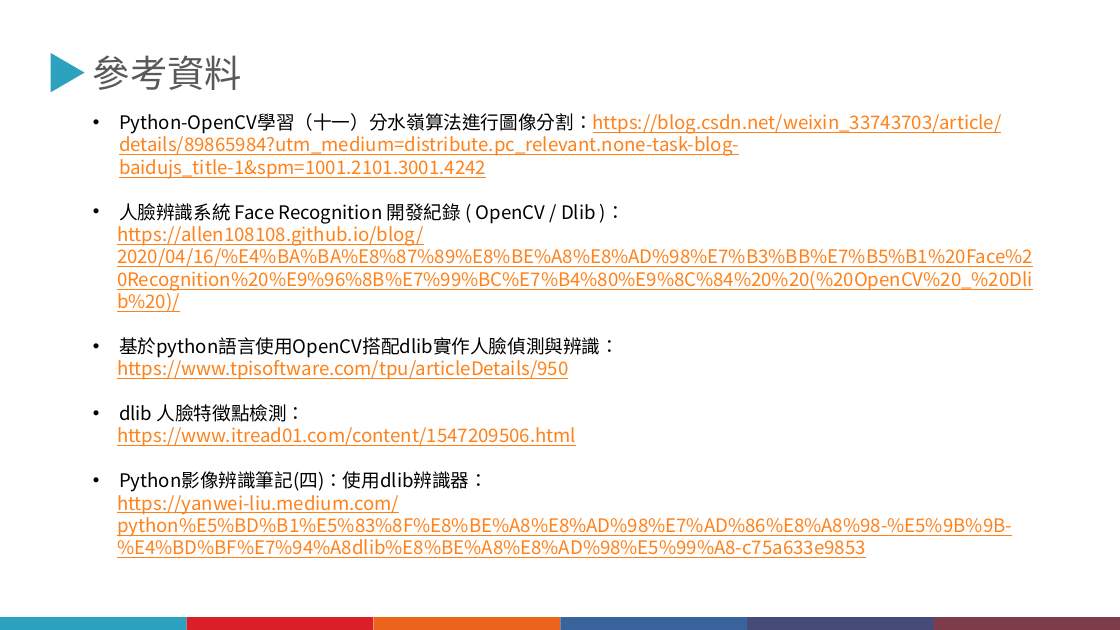
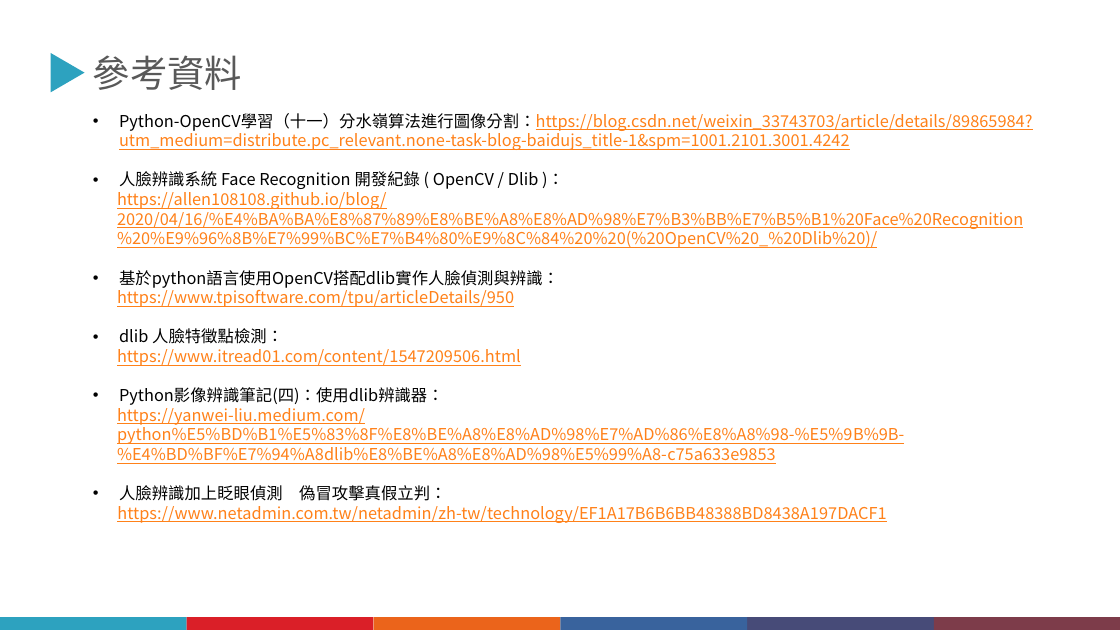
Before and after one commit to JiangXiu01/1091-EmbeddedImageProcessing, a slide deck: slide 20 of 期中報告/1092嵌入式影像_期中報告202105211327.pptx (slide 19 before the commit). Drawn at 1120x630 pixels with LibreOffice and Linux fonts; fonts in the diff are those of the drawing. Boxes give left, top, right and bottom in pixels: in the first picture for what was removed or moved away, otherwise in the second. Text is boxed around its words. In the diff, an @@ line names an element or a change of style, - is before the commit and + after.

```diff
--- a/期中報告/1092嵌入式影像_期中報告202105211327.pptx
+++ b/期中報告/1092嵌入式影像_期中報告202105211327.pptx
@@ text at [117, 113, 1032, 464]: size 16 to 14 pt in "Python-OpenCV學習（十一）分水嶺算法進行圖像分割：https://blog.csdn.net/weixin_ ...", "人臉辨識系統 Face Recognition 開發紀錄 ( OpenCV / ...", "https://allen108108.github.io/blog/2020/04/16/%E4%BA%BA%E8%8 ...", "基於python語言使用OpenCV搭配dlib實作人臉偵測與辨識：" and 5 more places @@
@@ text at [117, 485, 886, 523]: paragraphs added @@
+• 人臉辨識加上眨眼偵測 偽冒攻擊真假立判：
+https://www.netadmin.com.tw/netadmin/zh-tw/technology/EF1A17B6B6BB48388BD8438A197DACF1
```
Also in this commit, not shown: 8 other slides changed, 4 slides added, 3 slides removed.
